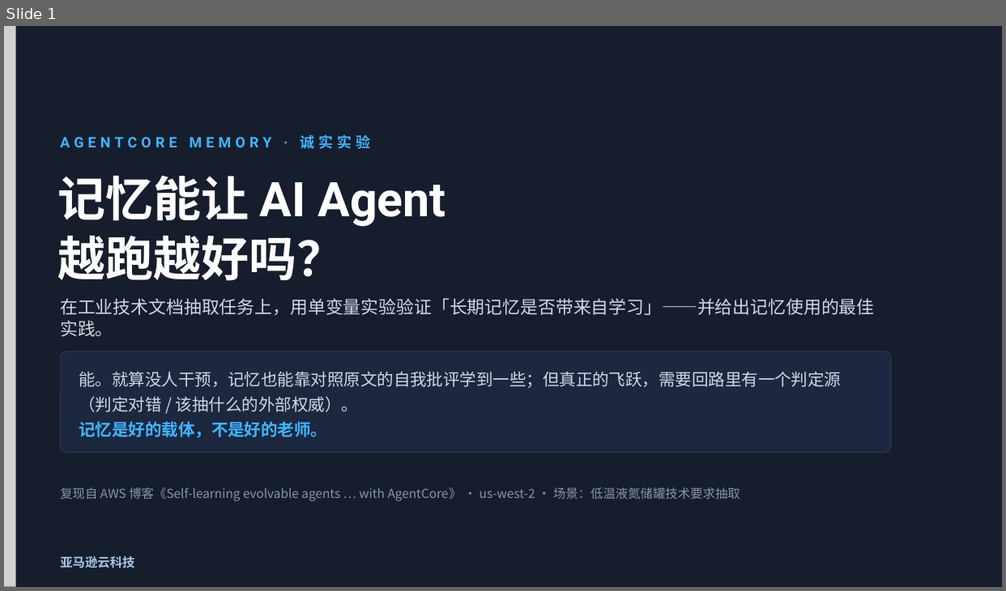
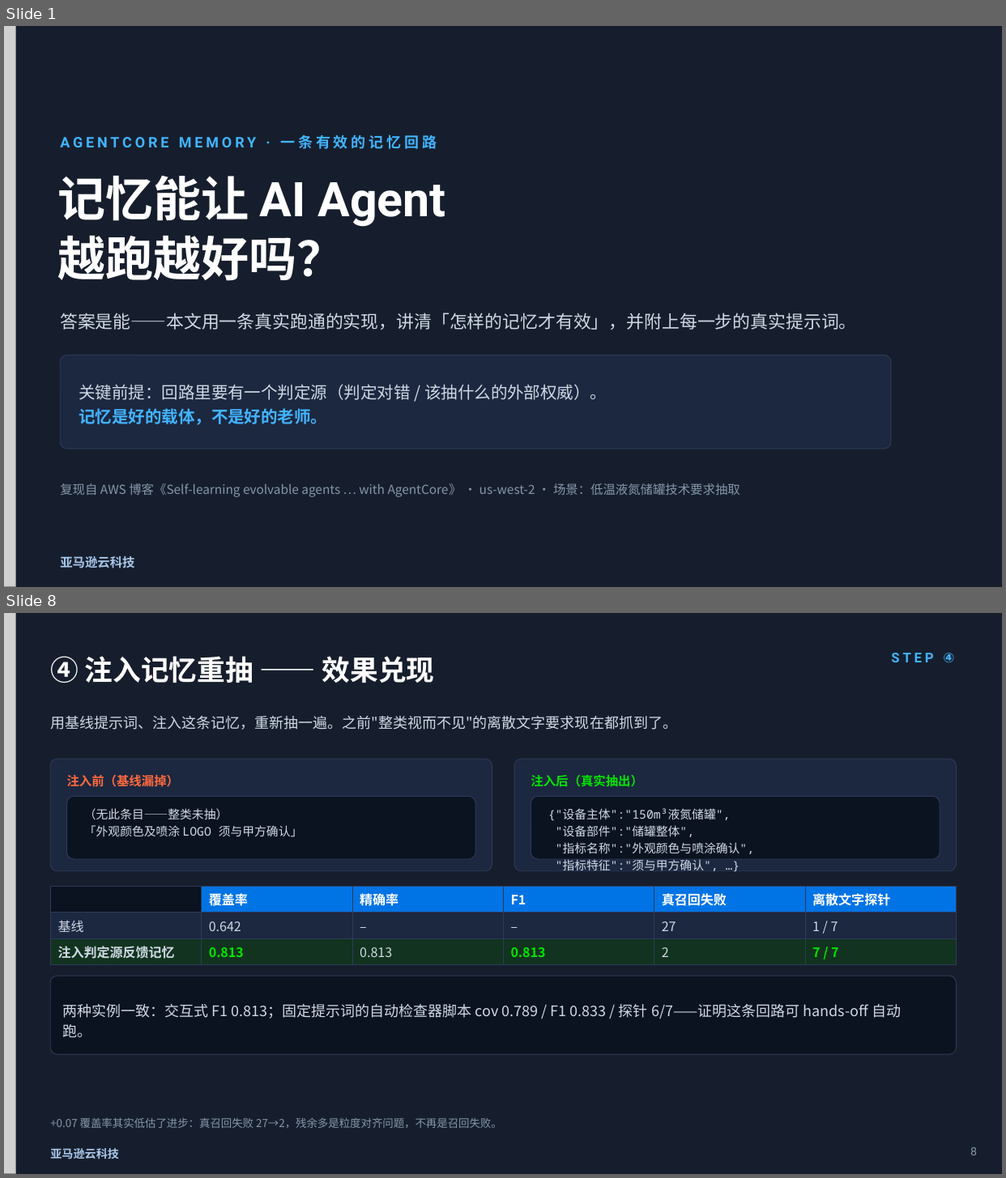
Before and after one commit to dashjim/agentcore-memory-loop, a slide deck: docs/记忆能让Agent越跑越好吗.pptx. Shown one above the other, each under a label of ours: slide 1 before the commit, slides 1 and 8 after it; the slides between them are not shown. The pictures are 1006x591 and 1006x1178 pixels, drawn with LibreOffice and Linux fonts; fonts in the diff are those of the drawing; grey boxes stand for pictures. Boxes give left, top, right and bottom in pixels: in the first picture for what was removed or moved away, otherwise in the second. Text is boxed around its words. In the diff, an @@ line names an element or a change of style, - is before the commit and + after.

```diff
--- a/docs/记忆能让Agent越跑越好吗.pptx
+++ b/docs/记忆能让Agent越跑越好吗.pptx
@@ slide 8 added at (x1=4, y1=613, x2=1002, y2=1174), background #161E2D @@
@@ picture added at (x1=4, y1=613, x2=16, y2=1174) @@
@@ text added at (x1=50, y1=656, x2=435, y2=683), 27 pt, text #FFFFFF, bold @@
+④ 注入记忆重抽 —— 效果兑现
@@ text added at (x1=891, y1=653, x2=954, y2=663), 13 pt, text #42B4FF, bold @@
+STEP ④
@@ text added at (x1=50, y1=716, x2=677, y2=730), 14 pt, text #CFD9E4 @@
+用基线提示词、注入这条记忆，重新抽一遍。之前"整类视而不见"的离散文字要求现在都抓到了。
@@ rounded rectangle added at (x1=50, y1=759, x2=492, y2=871), fill #1C2740, outline #2E3B57 0.75 pt @@
@@ text added at (x1=67, y1=775, x2=179, y2=787), 12 pt, text #FF6A3D, bold @@
+注入前（基线漏掉）
@@ rounded rectangle added at (x1=514, y1=759, x2=957, y2=871), fill #1C2740, outline #2E3B57 0.75 pt @@
@@ text added at (x1=530, y1=775, x2=642, y2=787), 12 pt, text #00E500, bold @@
+注入后（真实抽出）
@@ rounded rectangle added at (x1=67, y1=796, x2=475, y2=859), fill #0B1220, outline #2E3B57 0.75 pt @@
@@ rounded rectangle added at (x1=531, y1=796, x2=940, y2=859), fill #0B1220, outline #2E3B57 0.75 pt @@
@@ text added at (x1=84, y1=808, x2=302, y2=837), 11.5 pt, text #CFD9E4 @@
+（无此条目——整类未抽）
+「外观颜色及喷涂 LOGO 须与甲方确认」
@@ text added at (x1=548, y1=808, x2=754, y2=871), 11.5 pt, text #CFD9E4 @@
+{"设备主体":"150m³液氮储罐",
+"设备部件":"储罐整体",
+"指标名称":"外观颜色与喷涂确认",
+"指标特征":"须与甲方确认", …}
@@ table added at (x1=50, y1=886, x2=957, y2=962), 3 rows, 6 columns @@
+ | 覆盖率 | 精确率 | F1 | 真召回失败 | 离散文字探针
+基线 | 0.642 | – | – | 27 | 1 / 7
+注入判定源反馈记忆 | 0.813 | 0.813 | 0.813 | 2 | 7 / 7
@@ rounded rectangle added at (x1=50, y1=976, x2=957, y2=1054), fill #0B1220, outline #2E3B57 0.75 pt @@
@@ text added at (x1=62, y1=1004, x2=901, y2=1037), 14 pt, text #CFD9E4 @@
+两种实例一致：交互式 F1 0.813；固定提示词的自动检查器脚本 cov 0.789 / F1 0.833 / 探针 6/7——证明这条回路可 hands-off 自动跑。
@@ text added at (x1=50, y1=1118, x2=502, y2=1128), 10.5 pt, text #8496A8 @@
++0.07 覆盖率其实低估了进步：真召回失败 27→2，残余多是粒度对齐问题，不再是召回失败。
@@ text added at (x1=50, y1=1148, x2=119, y2=1160), 11 pt, text #A8C7E8, bold @@
+亚马逊云科技
@@ text added at (x1=970, y1=1148, x2=977, y2=1156), 11 pt, text #8496A8 @@
+8
@@ slide 1 changed as well @@
@@ text at (x1=60, y1=135, x2=437, y2=149): text changed @@
-AGENTCORE MEMORY · 诚实实验
+AGENTCORE MEMORY · 一条有效的记忆回路
@@ text at (x1=60, y1=313, x2=856, y2=330): text changed @@
-在工业技术文档抽取任务上，用单变量实验验证「长期记忆是否带来自学习」——并给出记忆使用的最佳实践。
+答案是能——本文用一条真实跑通的实现，讲清「怎样的记忆才有效」，并附上每一步的真实提示词。
@@ rounded rectangle resized from (x1=60, y1=352, x2=891, y2=453) to (x1=60, y1=356, x2=891, y2=449) @@
@@ rounded rectangle at (x1=60, y1=356, x2=891, y2=449): proportions changed @@
@@ text at (x1=79, y1=384, x2=607, y2=400): text changed @@
-能。就算没人干预，记忆也能靠对照原文的自我批评学到一些；但真正的飞跃，需要回路里有一个判定源（判定对错 / 该抽什么的外部权威）。
+关键前提：回路里要有一个判定源（判定对错 / 该抽什么的外部权威）。
@@ text "复现自 AWS 博客《Self-learning evolvable agents ..." moved from (x1=60, y1=488, x2=740, y2=501) to (x1=60, y1=484, x2=740, y2=497) @@
```
Also in this commit, not shown: 8 other slides changed, 2 other slides added, 6 slides removed, 1 other file.
